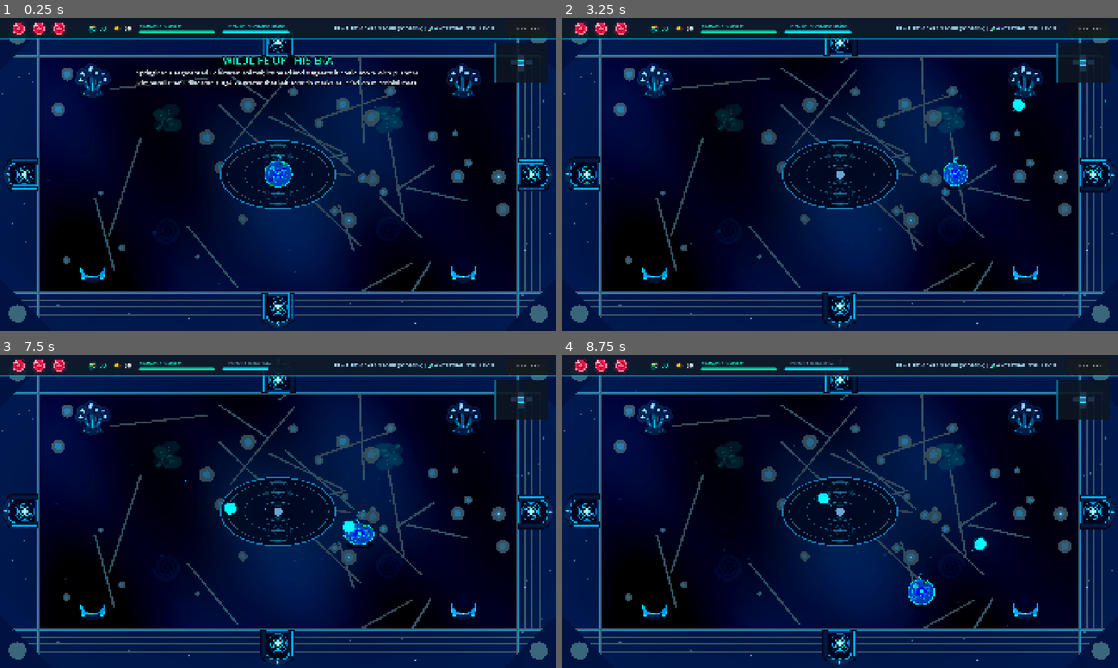
Above: before the commit, frames 1-4 (two rows, left to right).
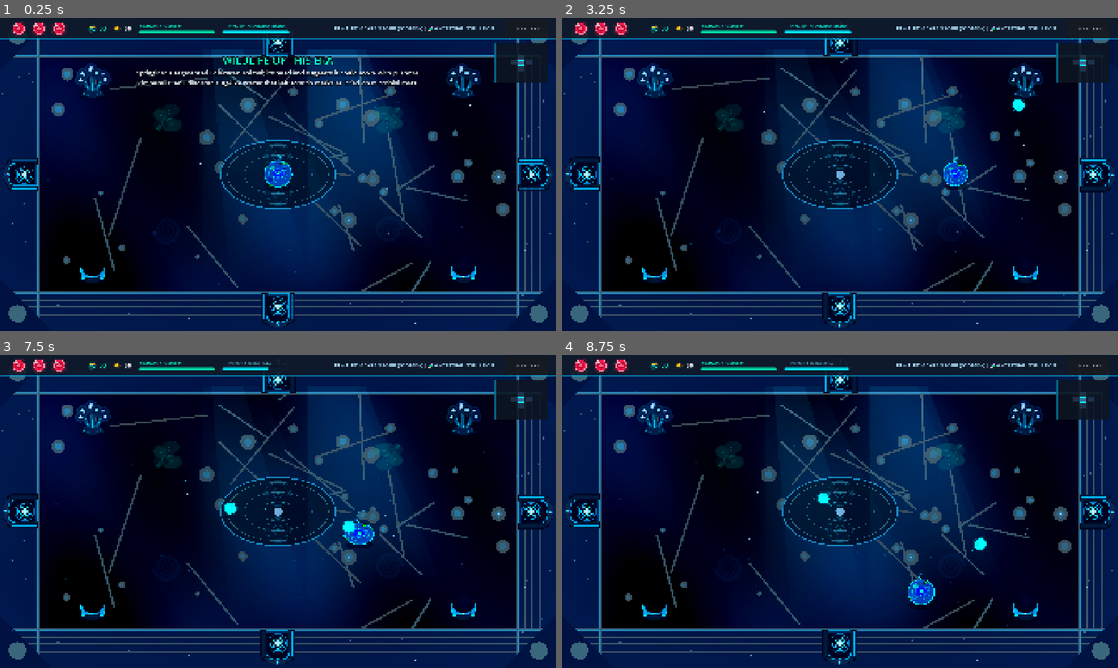
Above: after the commit, the same moments.

Repository: kurosatto/Game
Game: Godot game, scene res://Main.tscn
Same seed, same stepped clock (60 frames per second), same inputs: the game is played once before the commit and once after it.
Inputs (mouse positions are in pixels of both pictures, inside the frame that each line leads up to):
- Up to frame 1 (0.25 s): no input
- Up to frame 2 (3.25 s): tap Enter at 0.5 s; move the mouse to (962, 158) at 0.52 s; hold D (move_right) 0.53-1.25 s; tap Shift (dash) at 0.6 s; click (962, 158) at 0.67 s; tap Space at 0.77, 1.07 s; click "⚙ SETTINGS" at 1.25 s; click "Windowed (1920 x 1080 - 1080p…" at 2 s; click "RESUME GAME (ESC)" at 2.75 s
- Up to frame 3 (7.5 s): drag from (166, 527) to (278, 380) at 3.52 s; move the mouse to (333, 442) at 4.27 s; hold D (move_right) 4.28-5 s; tap Q at 4.35, 7.35 s; drag from (250, 574) to (278, 642) at 5.02 s; move the mouse to (444, 558) at 5.77 s; hold A (move_left) 5.78-6.5 s; tap Shift (dash) at 5.85 s; tap Space at 6.02, 6.32 s; drag from (111, 464) to (27, 511) at 6.52 s; move the mouse to (305, 511) at 7.27 s; hold S (move_down) from 7.28 s (still down); click (305, 511) at 7.42 s
- Up to frame 4 (8.75 s): release S (move_down) at 8 s; drag from (756, 433) to (1090, 511) at 8.02 s

The runs differ from the first frame. In frame 1, 4.0% of the frame differs, in the area x 34-85%, y 10-70%; in frame 2, 1.5%; in frame 3, 0.4%; in frame 4, 3.8%.

Commit message:
Underwater light shafts and bubble streams in every room
Additive polygons with vertex alpha (no shader) shimmer slowly from the
surface, and three thin bubble columns rise per room. Layout is seeded
per room so it stays the same on re-entry.

Co-Authored-By: Claude Opus 5.5 <noreply@anthropic.com>

Diff:
--- a/Room.gd
+++ b/Room.gd
@@ -311,6 +311,62 @@
     particles2.z_index = -4
     add_child(particles2)
 
+    spawn_light_shafts(particle_color)
+    spawn_bubble_streams()
+
+# Soft sunlight rays slanting down from the surface, gently swaying.
+# Additive polygons with vertex alpha: no shader, cheap on phones.
+func spawn_light_shafts(tint: Color):
+    var add_mat = CanvasItemMaterial.new()
+    add_mat.blend_mode = CanvasItemMaterial.BLEND_MODE_ADD
+    var rng = RandomNumberGenerator.new()
+    rng.seed = hash(room_data.grid_pos) if room_data else 0
+    for i in 4:
+        var shaft = Polygon2D.new()
+        var x = rng.randf_range(300, 1620)
+        var top_w = rng.randf_range(50, 110)
+        var bottom_w = top_w * rng.randf_range(2.2, 3.2)
+        var slant = rng.randf_range(120, 260)
+        shaft.polygon = PackedVector2Array([
+            Vector2(x - top_w, 110), Vector2(x + top_w, 110),
+            Vector2(x + slant + bottom_w, 980), Vector2(x + slant - bottom_w, 980)])
+        var c = Color(tint.r * 0.6 + 0.4, tint.g * 0.6 + 0.4, tint.b * 0.6 + 0.4, 0.07)
+        var clear = Color(c.r, c.g, c.b, 0.0)
+        shaft.vertex_colors = PackedColorArray([c, c, clear, clear])
+        shaft.material = add_mat
+        shaft.z_index = -6
+        add_child(shaft)
+        # Slow shimmer: fade in and out at different rates per shaft
+        shaft.modulate.a = rng.randf_range(0.3, 1.0)
+        var tw = shaft.create_tween().set_loops()
+        tw.tween_property(shaft, "modulate:a", rng.randf_range(0.15, 0.4), rng.randf_range(3.0, 6.0)).set_trans(Tween.TRANS_SINE)
+        tw.tween_property(shaft, "modulate:a", 1.0, rng.randf_range(3.0, 6.0)).set_trans(Tween.TRANS_SINE)
+
+# A few thin columns of bubbles rising from the floor
+func spawn_bubble_streams():
+    var ramp = Gradient.new()
+    ramp.set_color(0, Color(0.8, 0.95, 1.0, 0.0))
+    ramp.add_point(0.15, Color(0.8, 0.95, 1.0, 0.45))
+    ramp.set_color(1, Color(0.8, 0.95, 1.0, 0.0))
+    var rng = RandomNumberGenerator.new()
+    rng.seed = (hash(room_data.grid_pos) if room_data else 0) + 7
+    for i in 3:
+        var b = CPUParticles2D.new()
+        b.position = Vector2(rng.randf_range(260, 1660), rng.randf_range(820, 940))
+        b.amount = 8
+        b.lifetime = 5.0
+        b.preprocess = 5.0
+        b.direction = Vector2.UP
+        b.spread = 6.0
+        b.gravity = Vector2(0, -12)
+        b.initial_velocity_min = 50.0
+        b.initial_velocity_max = 90.0
+        b.scale_amount_min = 2.0
+        b.scale_amount_max = 4.5
+        b.color_ramp = ramp
+        b.z_index = -5
+        add_child(b)
+
 func spawn_layout_decals(layout: Dictionary):
     for decal in layout.get("decals", []):
         var gx = decal["gx"]
